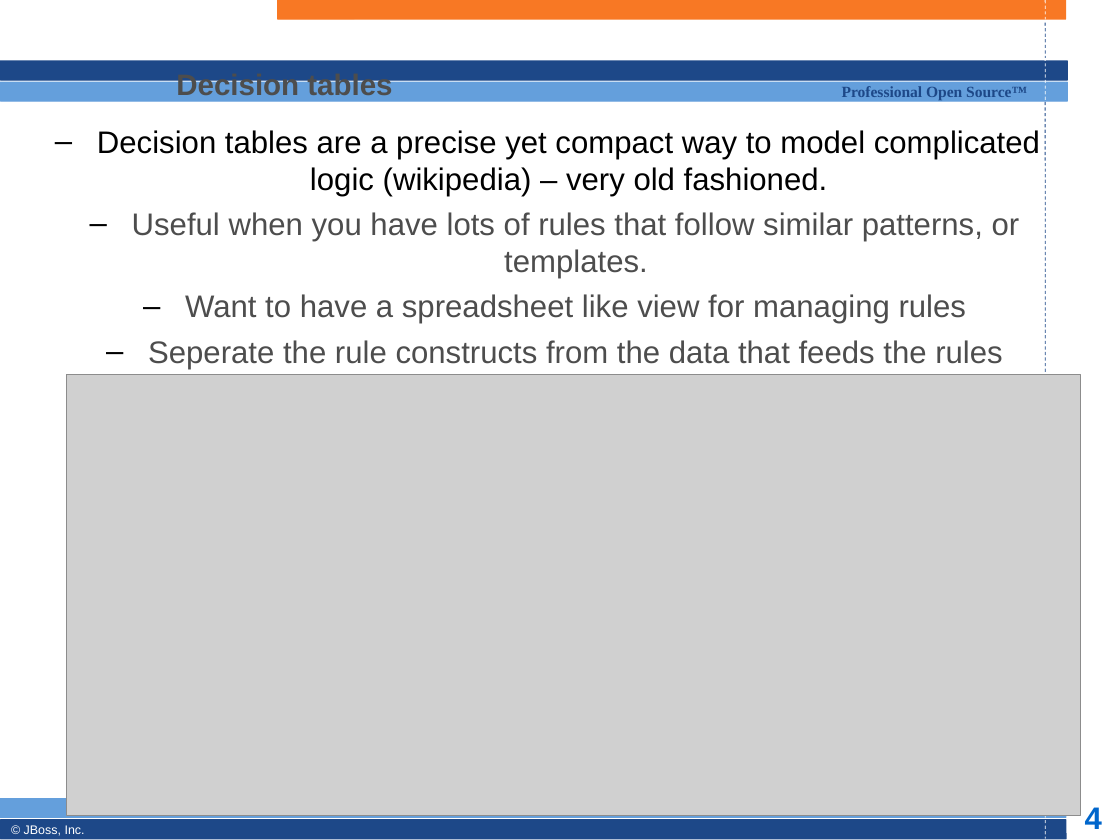
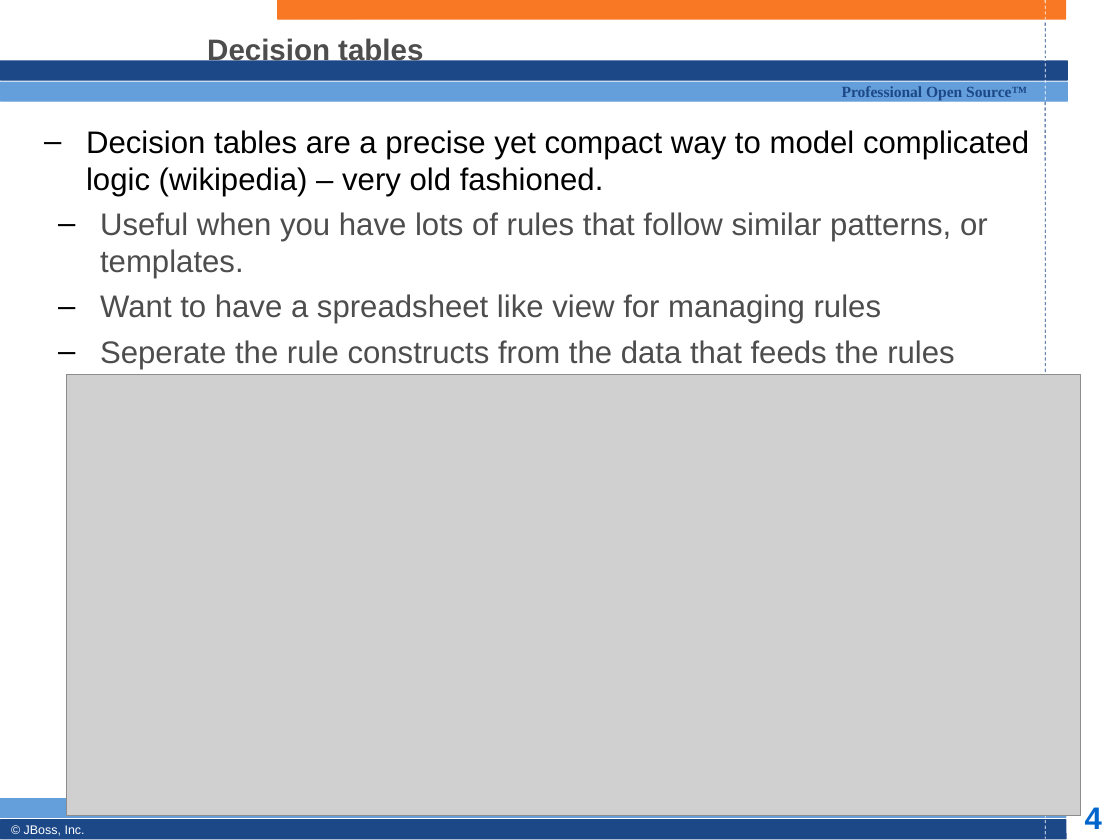
Before and after one commit to bobmcwhirter/drools, a slide deck: slide 4 of documentation/training/developers-course/Module 6 - rule formats.odp. Drawn at 1120x840 pixels with LibreOffice and Linux fonts; fonts in the diff are those of the drawing; grey boxes stand for pictures; background and template pictures are left out. Boxes give left, top, right and bottom in pixels: in the first picture for what was removed or moved away, otherwise in the second. Text is boxed around its words. In the diff, an @@ line names an element or a change of style, - is before the commit and + after.

```diff
--- a/documentation/training/developers-course/Module 6 - rule formats.odp
+++ b/documentation/training/developers-course/Module 6 - rule formats.odp
@@ title "Decision tables": place and size @@
-title "Decision tables" at [176,72,392,101]
+title "Decision tables" at [207,36,423,65]
@@ subtitle "Decision tables are a precise ..." at [86,130,1029,369]: alignment centre to left @@
```
Also in this commit, not shown: 6 other slides changed, 7 slides added, 2 other files.
